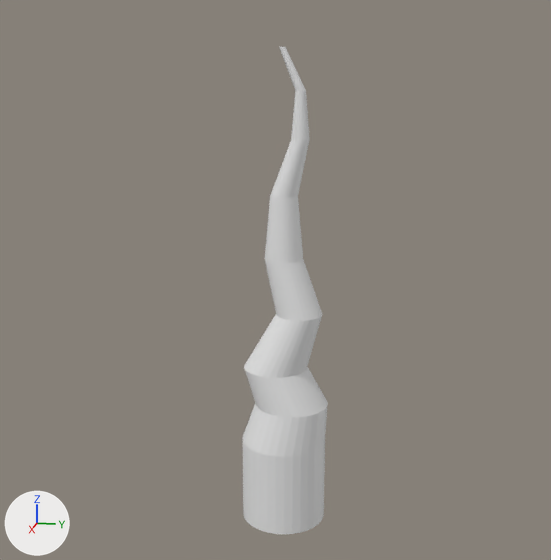
The Blender file env_tree_anyaGupta_01.blend, before and after one commit.
One viewpoint serves both versions: a 50 mm camera at (16.78, 3.15, 9.11) aimed at (1.57, 0.11, 5.31). Every picture has the same lights, and +X, +Y and +Z are marked at lower left. The older version comes first.
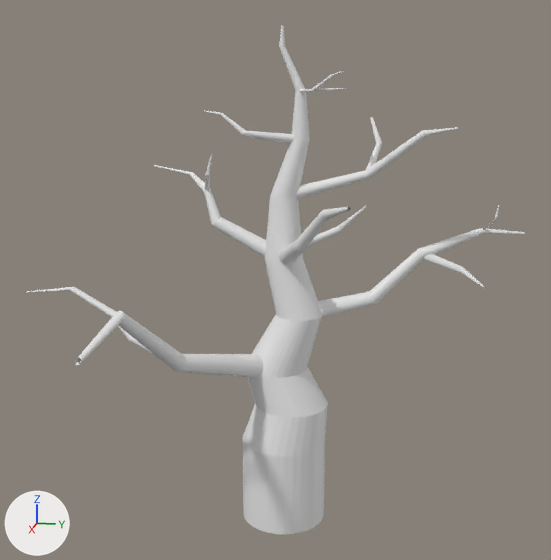
Commit message: Added branches to the trunk in blender

Boxes (x1, y1, x2, y2) around the edits, measured in the pictures (551 x 560 px):
```json
{"object": "Cylinder", "change": "reshaped", "before": [242, 47, 328, 534], "after": [26, 25, 525, 534], "on screen": "475% wider"}
{"part": 1, "of": "me_cylinder", "change": "added", "after": [26, 71, 525, 378]}
{"part": 2, "of": "me_cylinder", "change": "added", "after": [279, 25, 285, 47]}
```

Edits to the scene script, one JSON object a line:
```json
{"block": "me_cylinder", "where": "# used by ob_cylinder; location = (0.0, 0.0, 0.0)"}
{"op": "remove", "block": "me_cylinder", "code": "me_cylinder.from_pydata(...)  # 352 vertices, 291 faces; spans x -1.0..1.0, y -1.0..1.05, z -1.0..10.06"}
{"op": "add", "block": "me_cylinder", "code": "me_cylinder.from_pydata(...)  # 2112 vertices, 1571 faces; spans x -1.91..5.15, y -4.43..5.46, z -1.0..10.5"}
{"block": "me_cylinder", "change": "me_cylinder part 1: 1728 vertices added at x -1.91..5.15, y -4.43..5.46, z 2.54..9.53"}
{"block": "me_cylinder", "change": "me_cylinder part 2: 32 vertices added at x -0.09..-0.04, y -0.09..-0.05, z 10.5"}
```
